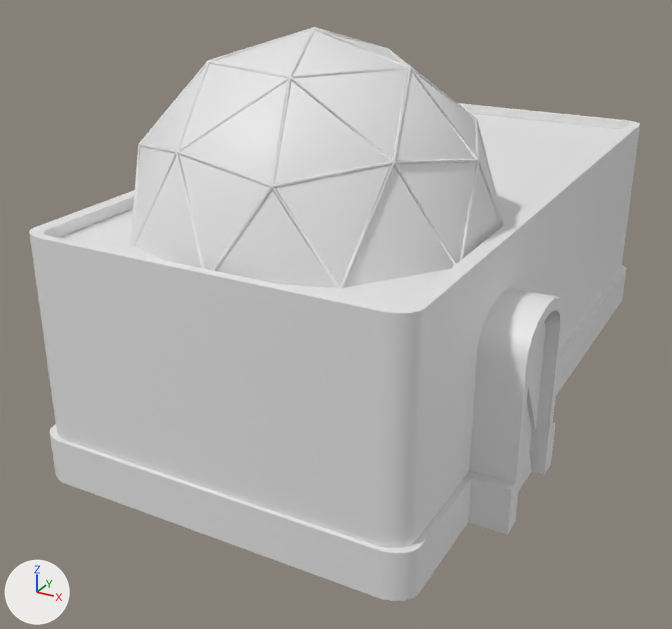
A saved change to the FBX model Assets/Models/Environment/Ville/Batiments/ancien_batiment_haut/maison_rectangle.fbx.
Before and after are seen from a 50 mm lens placed at (4.28, -9.12, 5.12), pointed at (-0.29, -0.81, 0.97). Every picture has the same lights, and +X, +Y and +Z are marked at lower left. Where no turn or scale is listed for an object, it has been applied to the vertices.

In view in the first picture: 'Maison_Rectangle'.
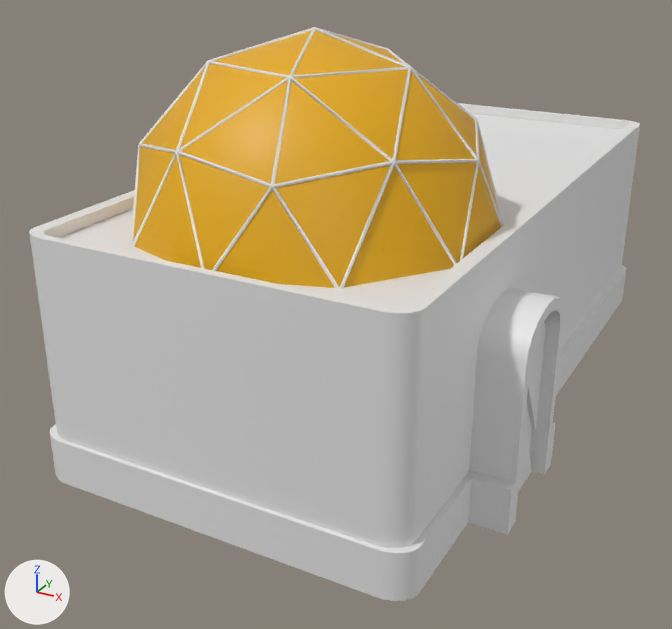
The change, as a list of edits to the scene's bpy script:
```text
Add mat_vitre:
    mat_vitre = principled_material('Vitre')
    mat_vitre.base_color = (0.8, 0.415, 0.0)  # yellow #e7ac00
Change me_cube_044:
    where me_cube_044.from_pydata(...)  # 409 vertices, 439 faces; spans x -1.96..2.33, y -3.71..3.71, z 0.0..4.15
    used by ob_maison_rectangle; location = (0.0, 0.0, 0.0)
    me_cube_044 part 1: 40 of the faces centred in x -1.62..1.66, y -3.33..-0.18, z 2.62..3.96 switch from mat_maison_rectangle (white #e7e7e7) to mat_vitre (yellow #e7ac00)
```

Location of each change, [x1, y1, x2, y2] in pixels of the pictures (672 x 629 px):
part 1 of me_cube_044, recoloured: [133, 30, 501, 288] in both
